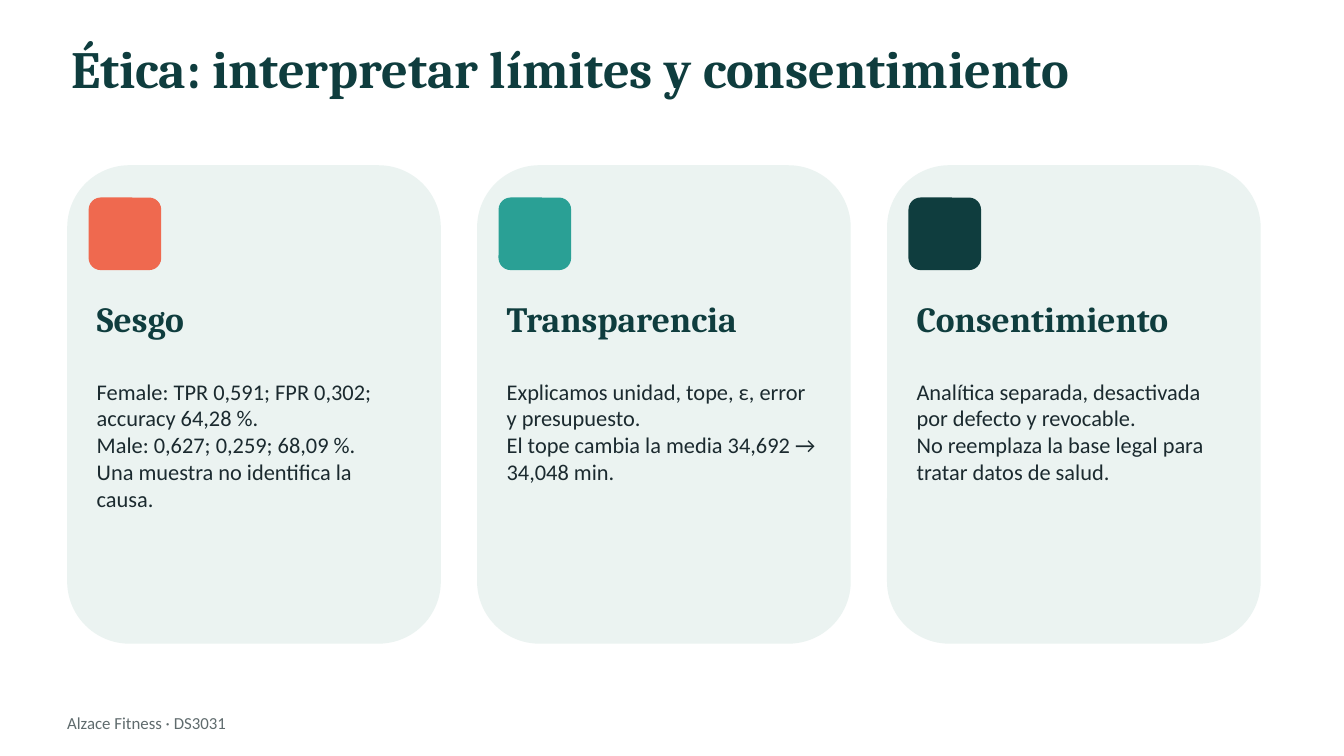
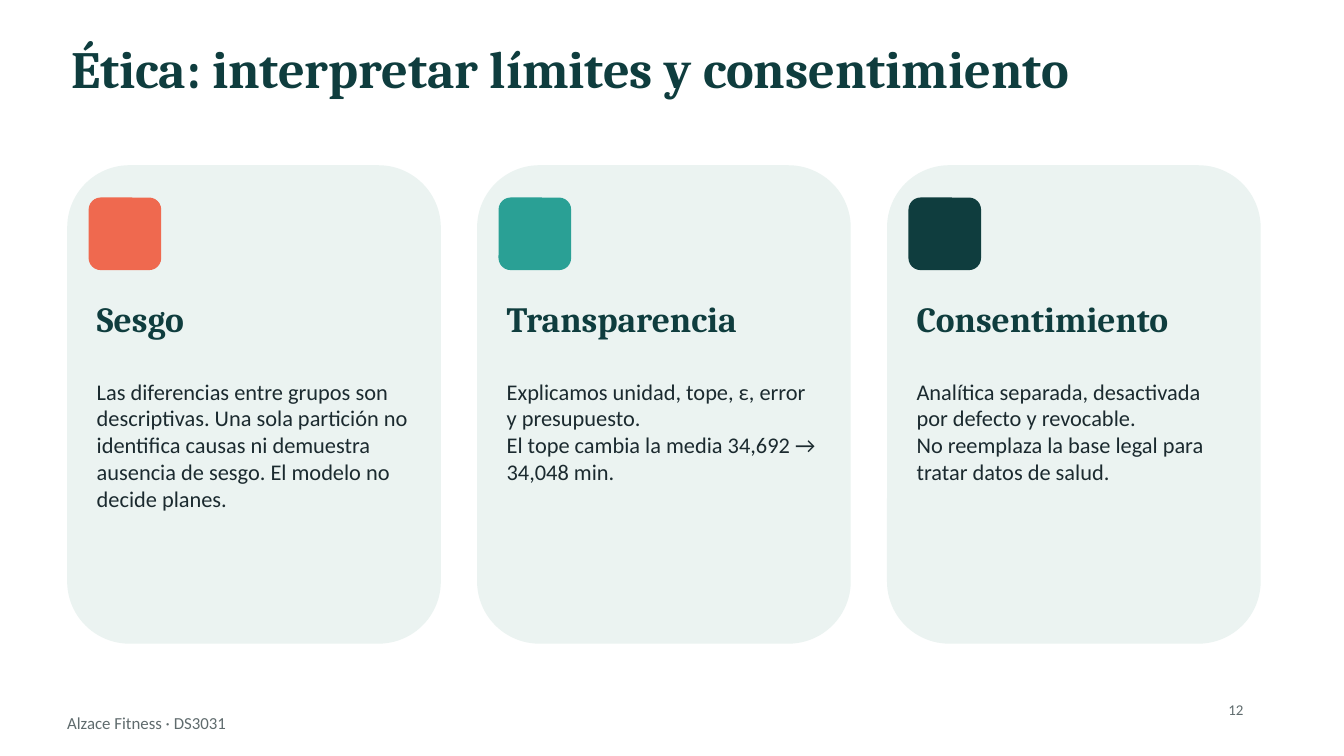
Before and after one commit to JoelxD12O/Proyecto-2---etica-y-seguridad-de-datos, a slide deck: slide 12 of presentacion/Presentacion_Alzace_Final.pptx (slide 14 before the commit). Drawn at 1344x756 pixels with LibreOffice and Linux fonts; fonts in the diff are those of the drawing. Boxes give left, top, right and bottom in pixels: in the first picture for what was removed or moved away, otherwise in the second. Text is boxed around its words. In the diff, an @@ line names an element or a change of style, - is before the commit and + after.

```diff
--- a/presentacion/Presentacion_Alzace_Final.pptx
+++ b/presentacion/Presentacion_Alzace_Final.pptx
@@ text at [97,384,408,511]: text changed @@
-Female: TPR 0,591; FPR 0,302; accuracy 64,28 %.
-Male: 0,627; 0,259; 68,09 %.
-Una muestra no identifica la causa.
+Las diferencias entre grupos son descriptivas. Una sola partición no identifica causas ni demuestra ausencia de sesgo. El modelo no decide planes.
@@ text added at [1228,705,1243,715], 8 pt, text #5F6B6D @@
+12
```
Also in this commit, not shown: 13 other slides changed, 3 slides removed.
